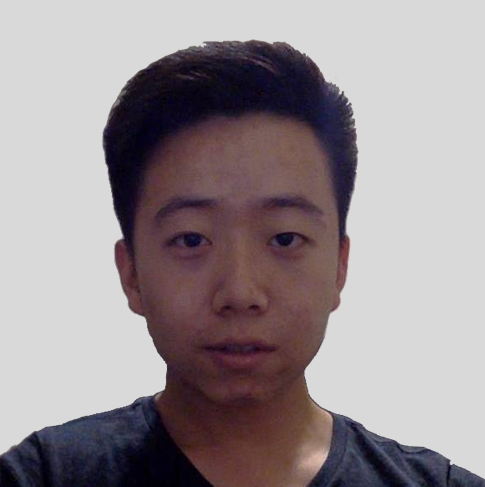
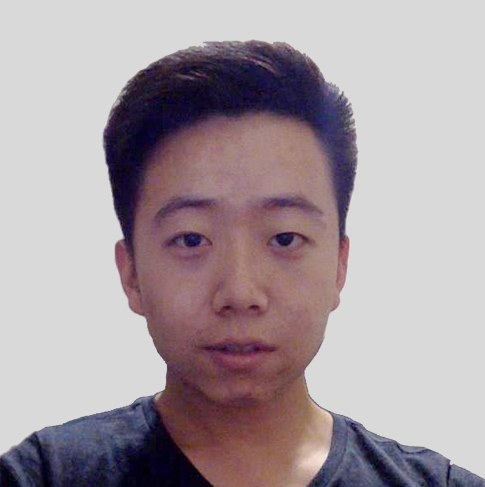
The second 485 x 487 image is a revision of the first. Changes to its layers:
painted on "Layer 2" over box(0, 39, 485, 487)
